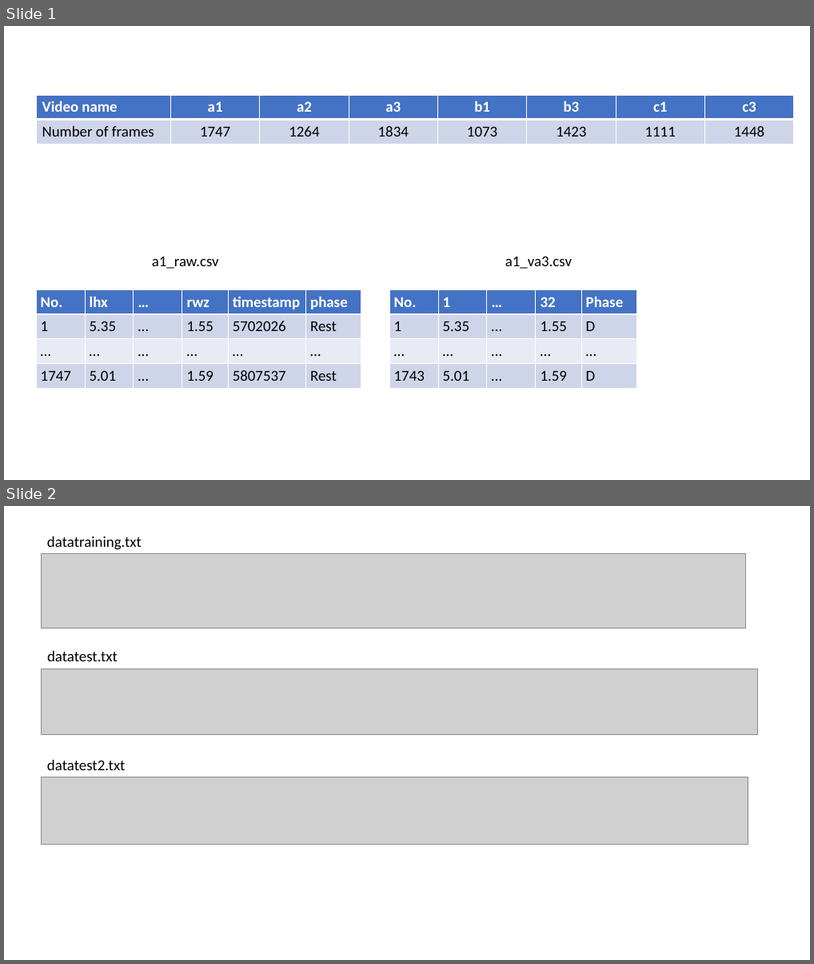
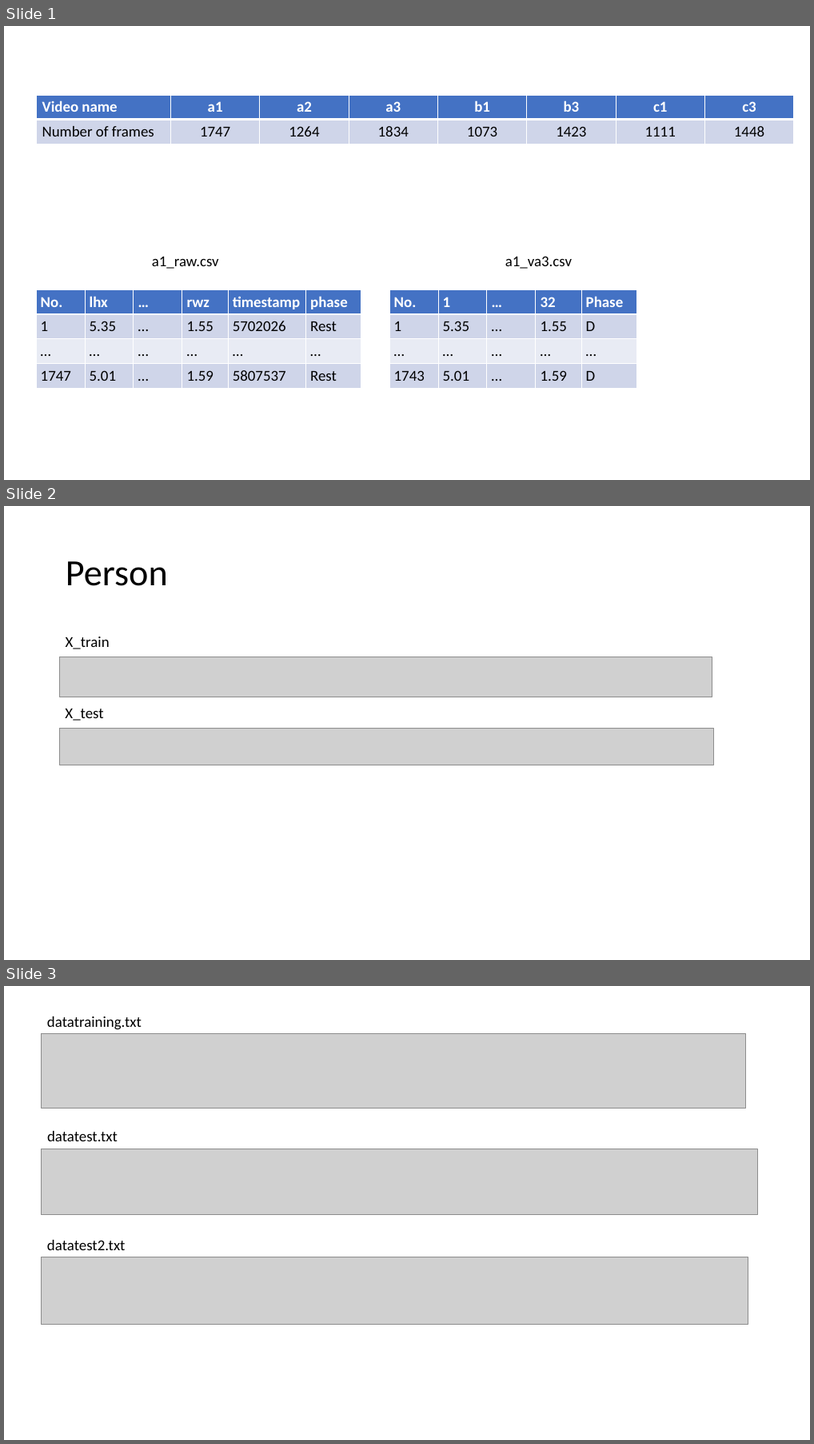
Before and after one commit to tnmtvv/LiquidNNs, a slide deck: notebooks/data/DatasetImages.pptx. Shown one above the other, each under a label of ours: slides 1 and 2 before the commit, slides 1, 2 and 3 after it. The pictures are 814x964 and 814x1444 pixels, drawn with LibreOffice and Linux fonts; fonts in the diff are those of the drawing; grey boxes stand for pictures. Boxes give left, top, right and bottom in pixels: in the first picture for what was removed or moved away, otherwise in the second. Text is boxed around its words. In the diff, an @@ line names an element or a change of style, - is before the commit and + after.

Commit message:
add person plots

```diff
--- a/notebooks/data/DatasetImages.pptx
+++ b/notebooks/data/DatasetImages.pptx
@@ slide 2 added at (4,506,810,960), background #FFFFFF @@
@@ title added at (66,561,168,586), 44 pt, text #000000 @@
+Person
@@ text added at (66,636,110,649), 18 pt, text #000000 @@
+X_train
@@ picture added at (60,656,712,696) @@
@@ text added at (65,708,103,720), 18 pt, text #000000 @@
+X_test
@@ picture added at (60,728,714,765) @@
@@ what was slide 2 is now slide 3 @@
```
Also in this commit, not shown: 30 other files.
